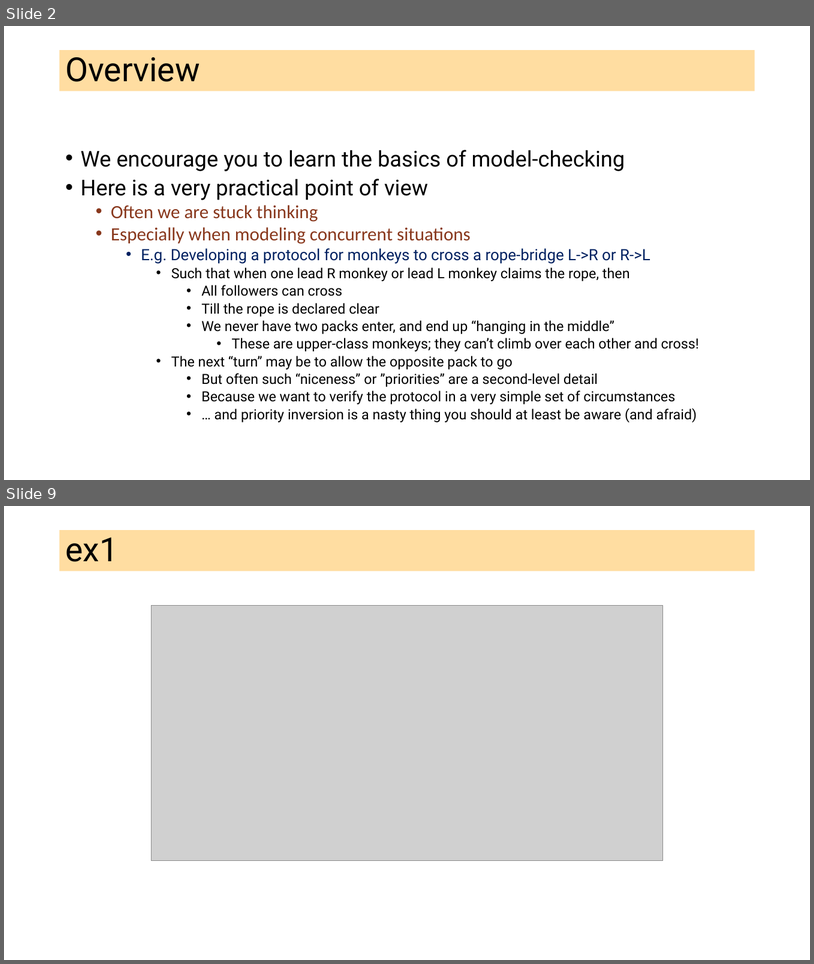
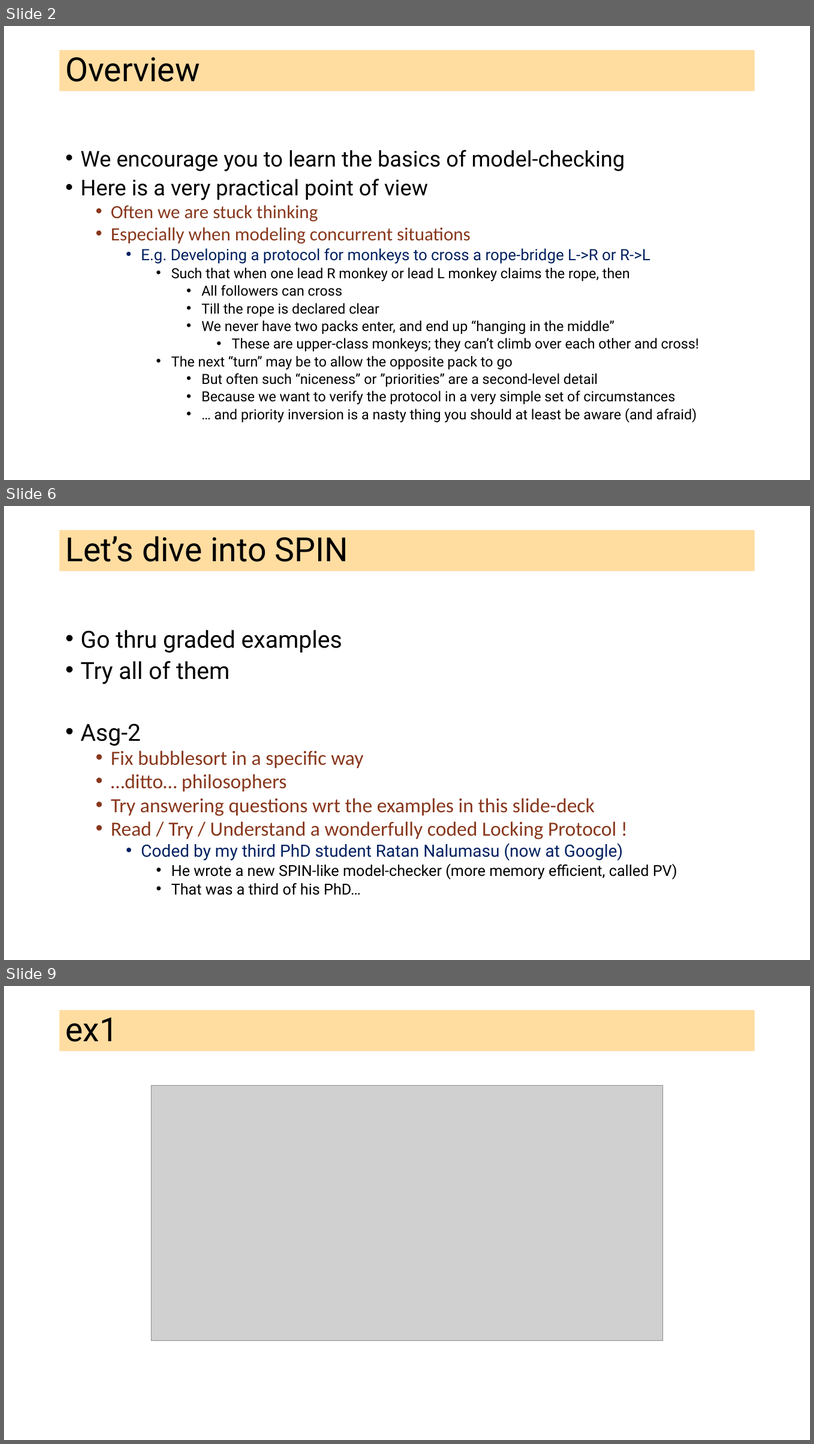
Before and after one commit to ganeshutah/cs6110s22, a slide deck: Lec3/L3.pptx. Shown one above the other, each under a label of ours: slides 2 and 9 before the commit, slides 2, 6 and 9 after it; the slides between them are not shown. The pictures are 814x964 and 814x1444 pixels, drawn with LibreOffice and Linux fonts; fonts in the diff are those of the drawing; grey boxes stand for pictures. Boxes give left, top, right and bottom in pixels: in the first picture for what was removed or moved away, otherwise in the second. Text is boxed around its words. In the diff, an @@ line names an element or a change of style, - is before the commit and + after.

```diff
--- a/Lec3/L3.pptx
+++ b/Lec3/L3.pptx
@@ slide 6 added at [4,506,810,960], background #FFFFFF @@
@@ title added at [60,530,755,571], fill #FFBD47 at 51% opacity, 39.6 pt, text #000000 @@
+Let’s dive into SPIN
@@ text added at [81,630,678,895], 24 pt, text #88371D @@
+• Go thru graded examples
+• Try all of them
+• Asg-2
+  • Fix bubblesort in a specific way
+  • …ditto… philosophers
+  • Try answering questions wrt the examples in this slide-deck
+  • Read / Try / Understand a wonderfully coded Locking Protocol !
+    • Coded by my third PhD student Ratan Nalumasu (now at Google)
+      • He wrote a new SPIN-like model-checker (more memory efficient, called PV)
+      • That was a third of his PhD…
```
Also in this commit, not shown: 2 slides changed, 5 other slides added, 6 slides removed.
